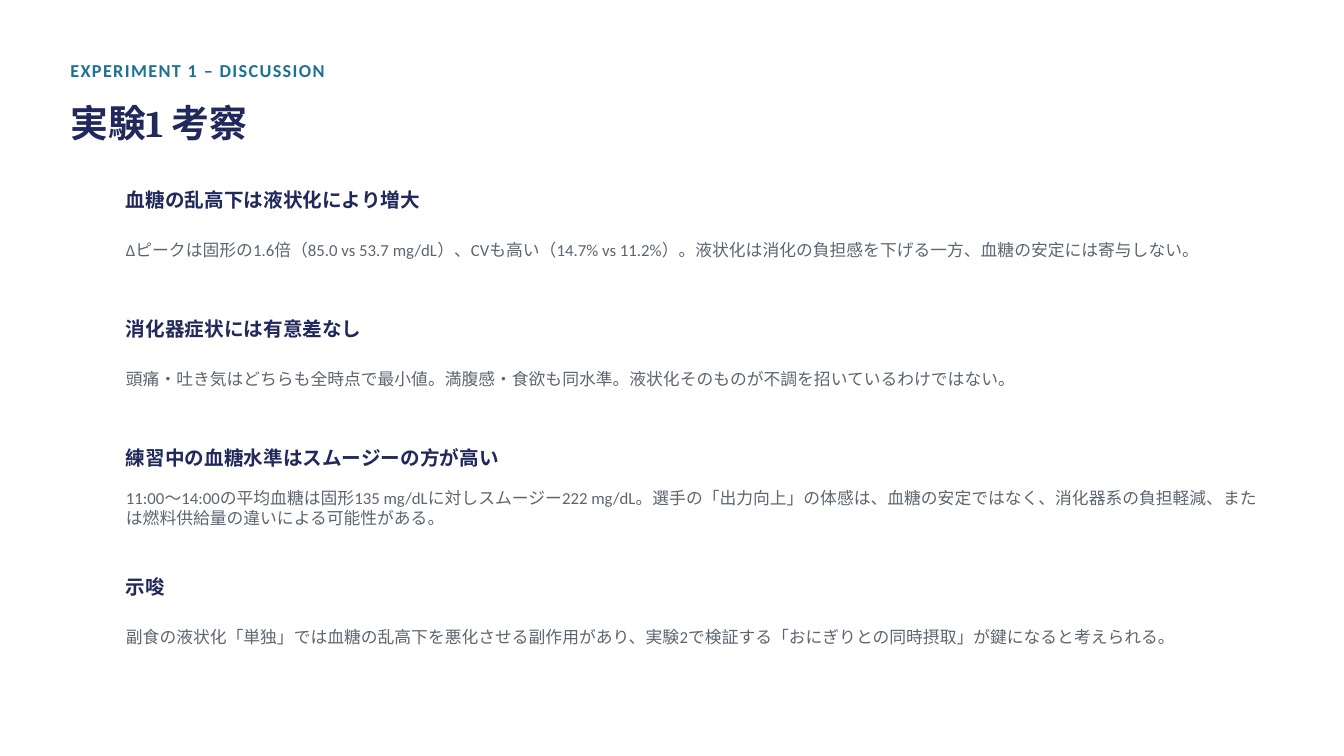
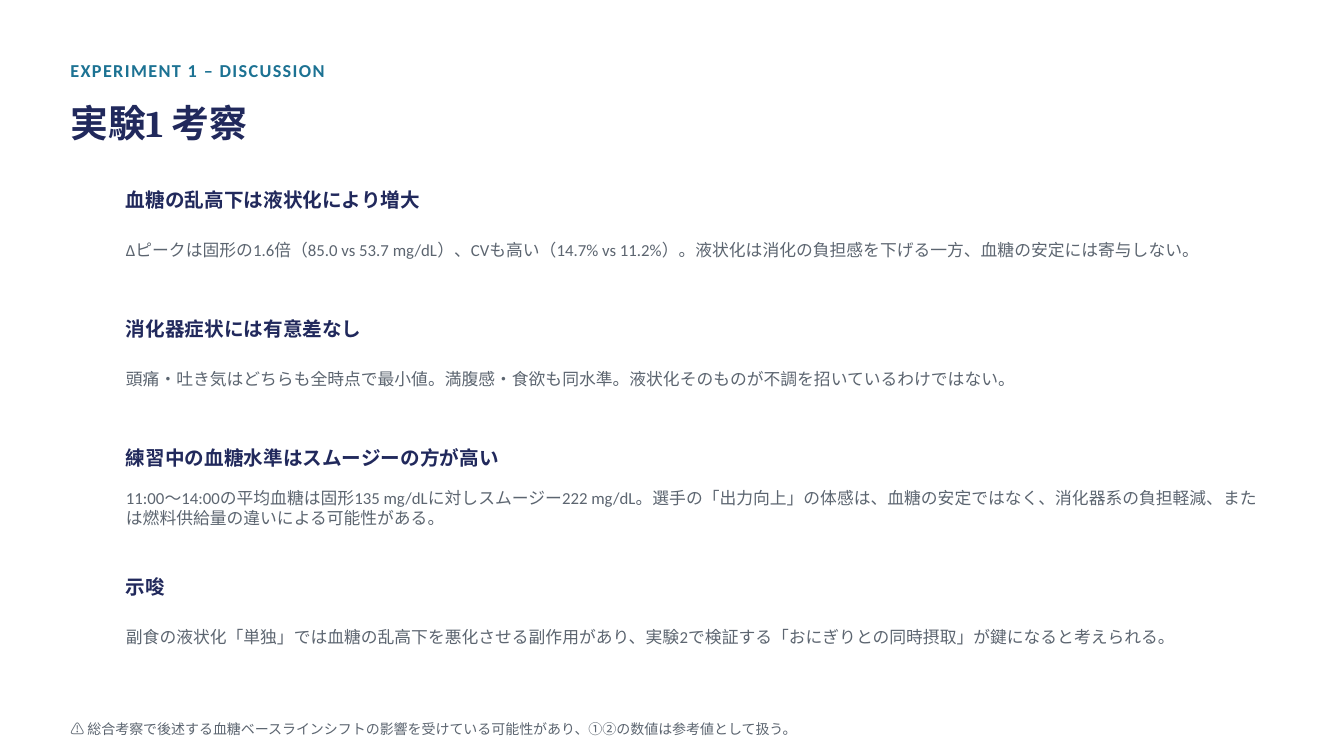
Before and after one commit to atsuh2022-ux/AK, a slide deck: slide 12 of analysis/slides/卒論発表_実験1実験2.pptx. Drawn at 1344x756 pixels with LibreOffice and Linux fonts; fonts in the diff are those of the drawing. Boxes give left, top, right and bottom in pixels: in the first picture for what was removed or moved away, otherwise in the second. Text is boxed around its words. In the diff, an @@ line names an element or a change of style, - is before the commit and + after.

```diff
--- a/analysis/slides/卒論発表_実験1実験2.pptx
+++ b/analysis/slides/卒論発表_実験1実験2.pptx
@@ text added at bbox=[87, 722, 796, 735], 10 pt, text #5C6570 @@
+⚠ 総合考察で後述する血糖ベースラインシフトの影響を受けている可能性があり、①②の数値は参考値として扱う。
```
Also in this commit, not shown: 3 other slides changed, 1 slide added, 9 other files.
